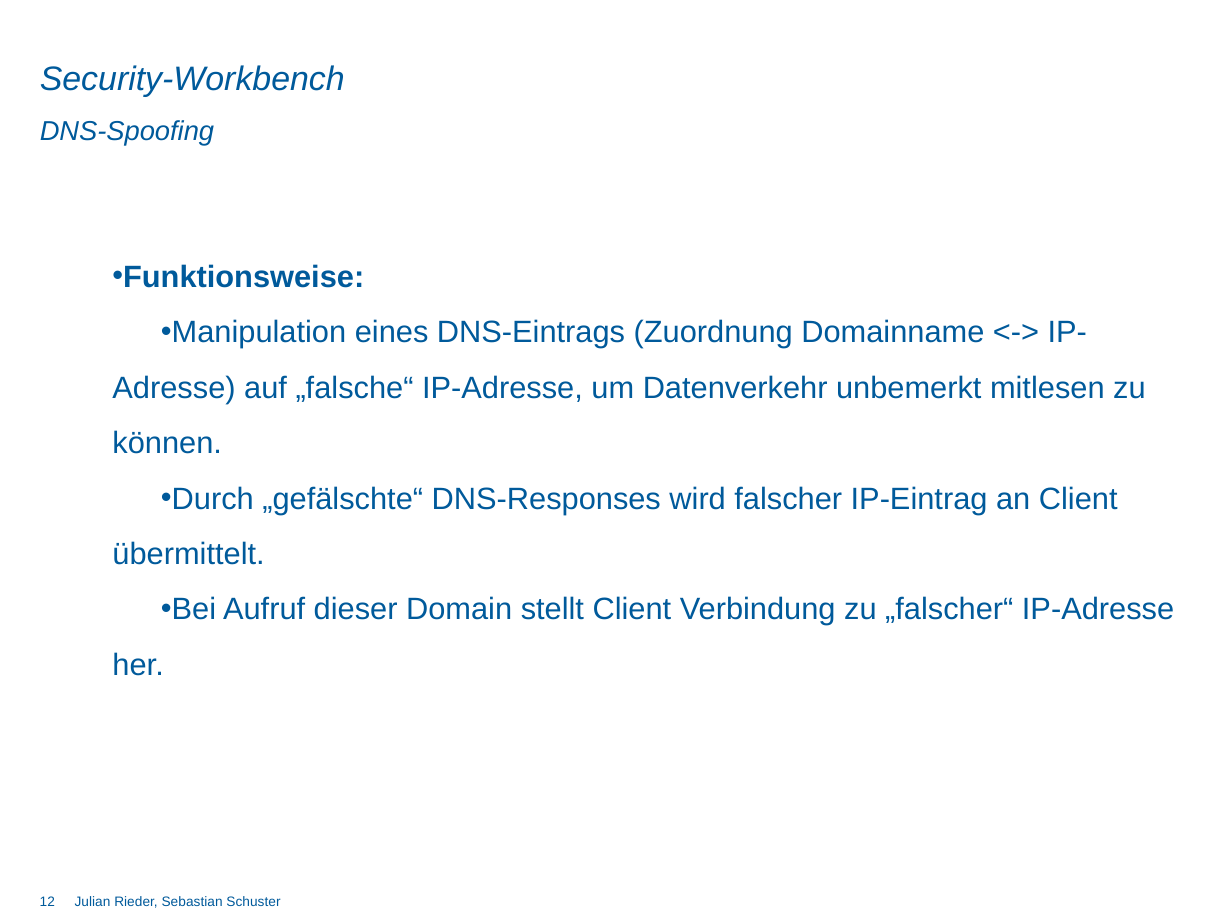
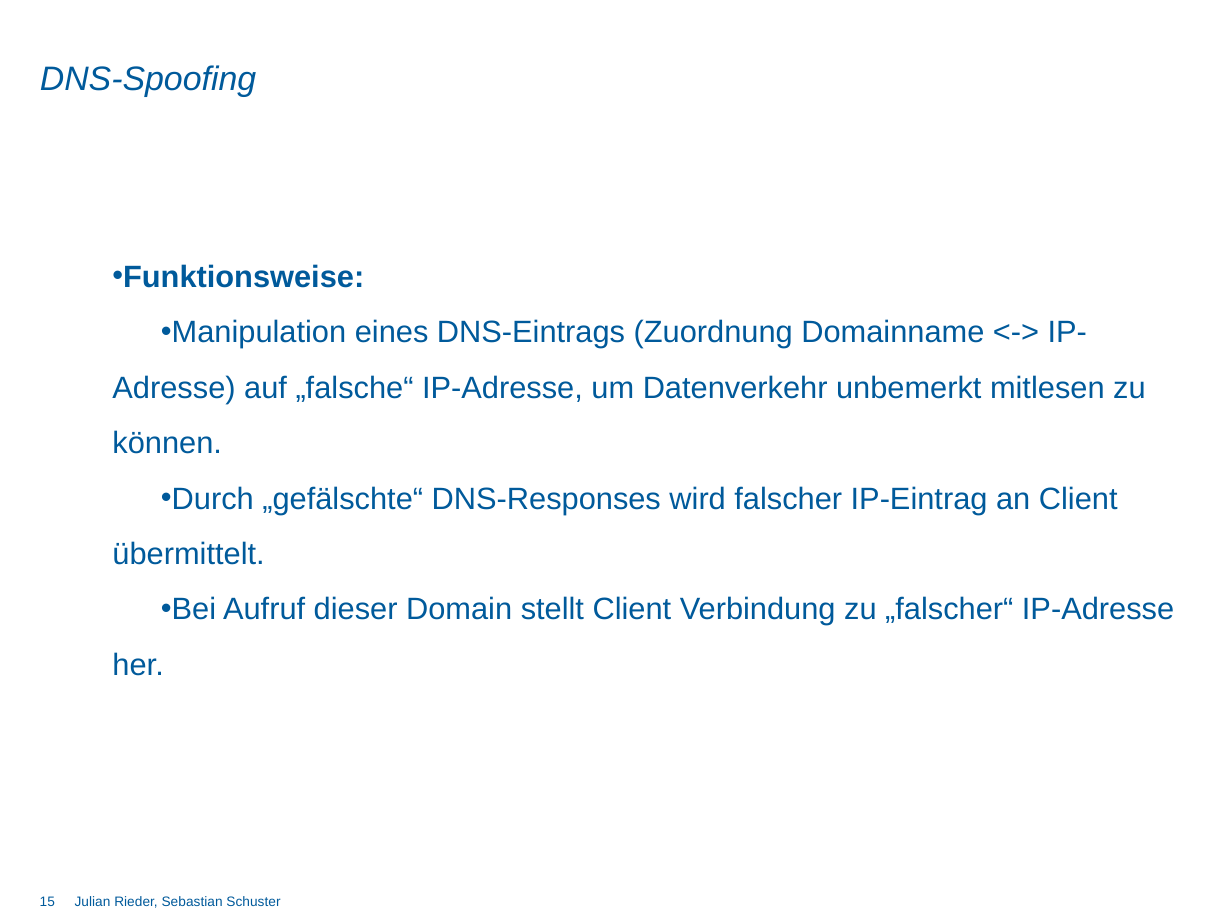
Before and after one commit to DominikSchlecht/masterProjWS15, a slide deck: slide 15 of Praesentation/Abschlusspräsentation/Endpräsentation_kurz.pptx (slide 12 before the commit). Drawn at 1232x924 pixels with LibreOffice and Linux fonts; fonts in the diff are those of the drawing; background and template pictures are left out. Boxes give left, top, right and bottom in pixels: in the first picture for what was removed or moved away, otherwise in the second. Text is boxed around its words. In the diff, an @@ line names an element or a change of style, - is before the commit and + after.

```diff
--- a/Praesentation/Abschlusspräsentation/Endpräsentation_kurz.pptx
+++ b/Praesentation/Abschlusspräsentation/Endpräsentation_kurz.pptx
@@ title at bbox=[40, 65, 257, 97]: text changed @@
-Security-Workbench
+DNS-Spoofing
@@ subtitle removed at bbox=[40, 120, 214, 146] @@
-DNS-Spoofing
@@ page number at bbox=[40, 896, 55, 906]: text changed @@
-12
+15
```
Also in this commit, not shown: 13 other slides changed, 5 slides added, 2 slides removed.
